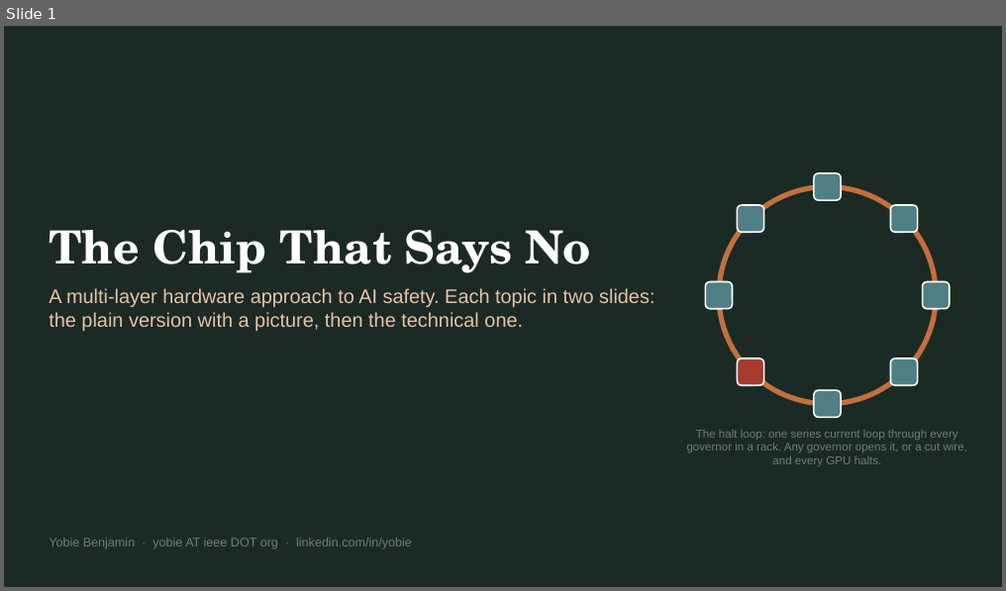
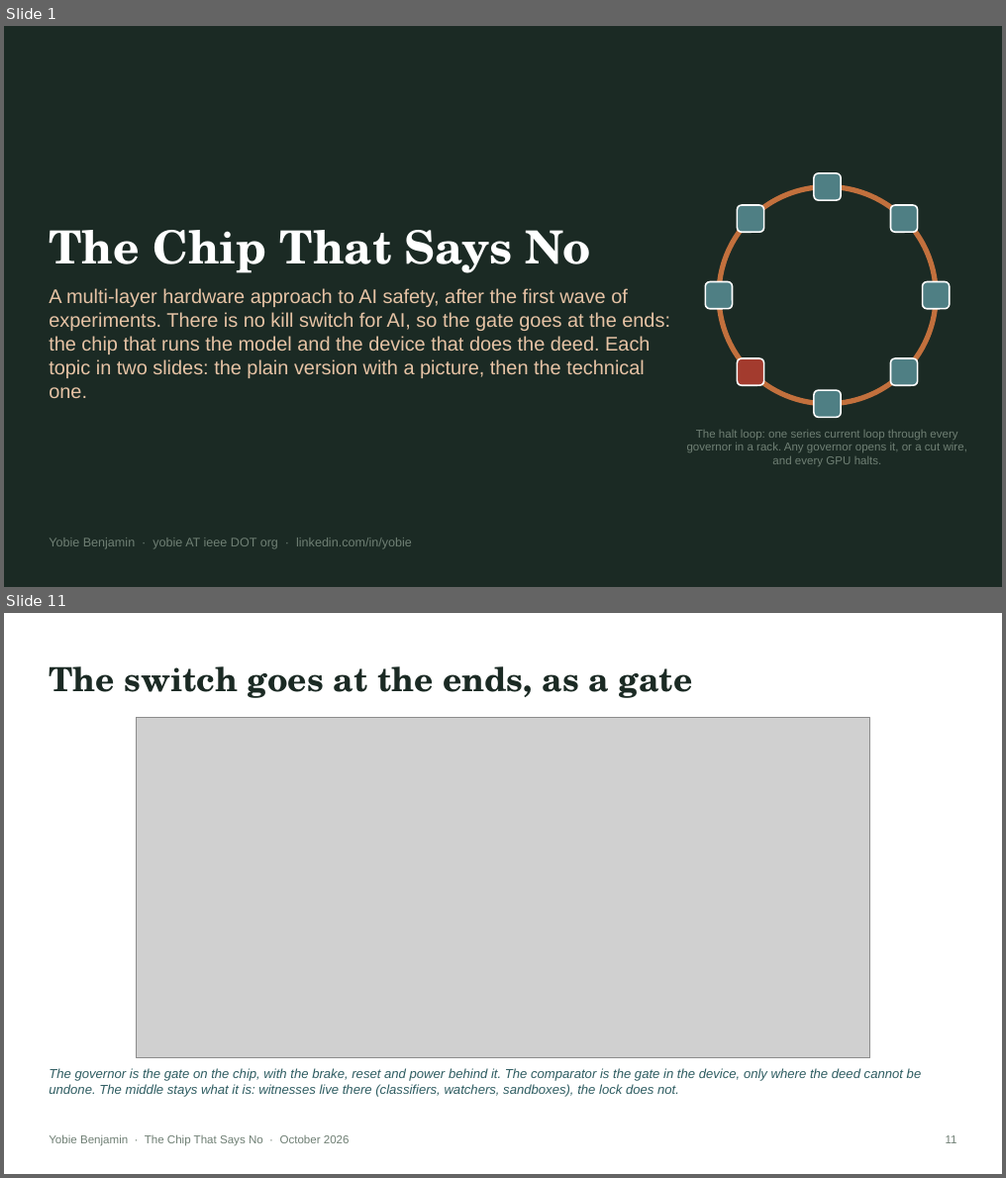
Before and after one commit to YobieBenjamin/safety-governor, a slide deck: docs/brief/chip-that-says-no-brief.pptx. Shown one above the other, each under a label of ours: slide 1 before the commit, slides 1 and 11 after it; the slides between them are not shown. The pictures are 1006x591 and 1006x1178 pixels, drawn with LibreOffice and Linux fonts; fonts in the diff are those of the drawing; grey boxes stand for pictures. Boxes give left, top, right and bottom in pixels: in the first picture for what was removed or moved away, otherwise in the second. Text is boxed around its words. In the diff, an @@ line names an element or a change of style, - is before the commit and + after.

```diff
--- a/docs/brief/chip-that-says-no-brief.pptx
+++ b/docs/brief/chip-that-says-no-brief.pptx
@@ slide 11 added at box(4, 613, 1002, 1174), background #FFFFFF @@
@@ text added at box(49, 666, 693, 698), 32 pt, text #1B2A24, bold @@
+The switch goes at the ends, as a gate
@@ picture added at box(136, 718, 870, 1059) @@
@@ text added at box(49, 1068, 922, 1097), 12.5 pt, text #2F5D62, italic @@
+The governor is the gate on the chip, with the brake, reset and power behind it. The comparator is the gate in the device, only where the deed cannot be undone. The middle stays what it is: witnesses live there (classifiers, watchers, sandboxes), the lock does not.
@@ text added at box(49, 1135, 350, 1147), 11 pt, text #6F7F74 @@
+Yobie Benjamin · The Chip That Says No · October 2026
@@ text added at box(945, 1136, 957, 1144), 11 pt, text #6F7F74 @@
+11
@@ slide 1 changed as well @@
@@ text at box(49, 288, 670, 398): text changed @@
-A multi-layer hardware approach to AI safety. Each topic in two slides: the plain version with a picture, then the technical one.
+A multi-layer hardware approach to AI safety, after the first wave of experiments. There is no kill switch for AI, so the gate goes at the ends: the chip that runs the model and the device that does the deed. Each topic in two slides: the plain version with a picture, then the technical one.
```
Also in this commit, not shown: 17 other slides changed, 13 other slides added, 12 other files.
